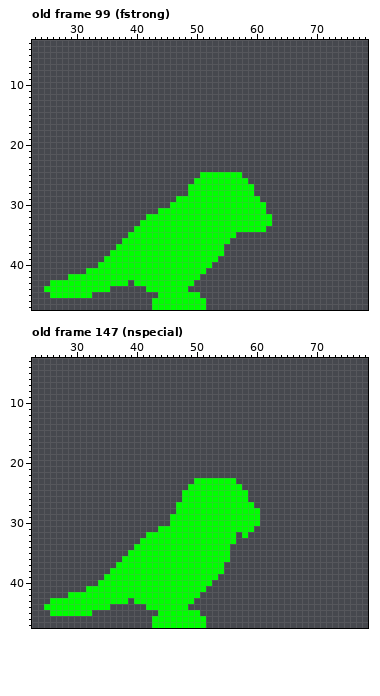
Edited in one commit: pixel-art file (Citrus/aseprite/citrus_roa_2.aseprite). The picture above is the old version.
96x48 pixels, 169 frames. Shown: old frame 99 (fstrong): x 23..78, y 3..47; old frame 147 (nspecial): x 23..78, y 3..47. The commit also changed other frames, which this record leaves out.
After the commit:
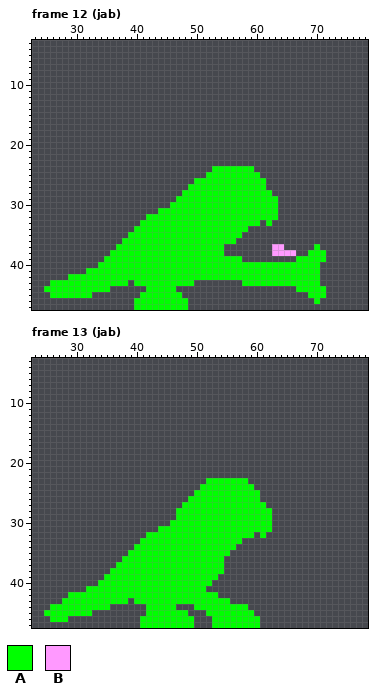
Palette (. is transparent): A #00ff00  B #ff99ff
A new or re-ordered frame is compared with the old frame closest to it.
What changed:
frames 169 -> 187
Frame 12 (jab) is new; against old frame 99 (fstrong), layers "hurtbox", "fx":
Colour A now appears in row 24 at x 53 to 59; in row 25 at x 58 to 60; in row 26 at x 59 to 61; in row 27 at x 60 to 61; in row 28 at x 48 and 60 to 62; in row 29 at x 61 to 63.
Colour A now appears in rows 30 to 31 at x 62 to 63; in row 32 at x 63; in row 35 at x 57; in row 36 at x 56; in row 37 at x 70; in row 38 at x 69 to 71.
Colour A now appears in row 39 at x 54 to 57 and 67 to 71; in row 40 at x 53 to 70; in row 41 at x 52 to 70; in row 42 at x 51 to 70; in row 43 at x 58 to 70; in row 44 at x 67 to 71.
Colour A now appears in row 45 at x 41 to 43 and 69 to 71; in row 46 at x 40 to 42 and 70; in row 47 at x 40 to 42.
Colour B now appears in row 37 at x 63 to 64; in row 38 at x 63 to 66.
The author cleared colour A in row 25 at x 51; in row 33 at x 61; in row 34 at x 59 to 61; in row 44 at x 47 to 48; in row 45 at x 48 to 50; in rows 46 to 47 at x 49 to 51.
Frame 13 (jab) is new; against old frame 147 (nspecial), layer "hurtbox":
Colour A now appears in row 23 at x 57 to 58; in row 24 at x 58 to 59; in rows 25 to 26 at x 59 to 60; in row 27 at x 60 to 61; in rows 28 to 30 at x 61 to 62; in row 31 at x 60 to 62.
Colour A now appears in row 32 at x 57, 59 and 61; in row 33 at x 57; in row 34 at x 56; in row 42 at x 51 to 53; in row 43 at x 50 to 55; in row 44 at x 50 to 58.
Colour A now appears in row 45 at x 25, 42 to 43 and 52 to 59; in row 46 at x 26 to 28, 41 to 42 and 53 to 60; in row 47 at x 41 to 42 and 53 to 60.
The author cleared colour A in row 23 at x 50 to 51; in row 24 at x 49 to 50; in row 25 at x 48 to 49; in row 26 at x 48; in row 27 at x 47; in row 29 at x 46.
The author cleared colour A in row 36 at x 55; in row 43 at x 26 to 27; in row 44 at x 25 and 47 to 48; in row 45 at x 49 to 50; in rows 46 to 47 at x 50 to 51.
